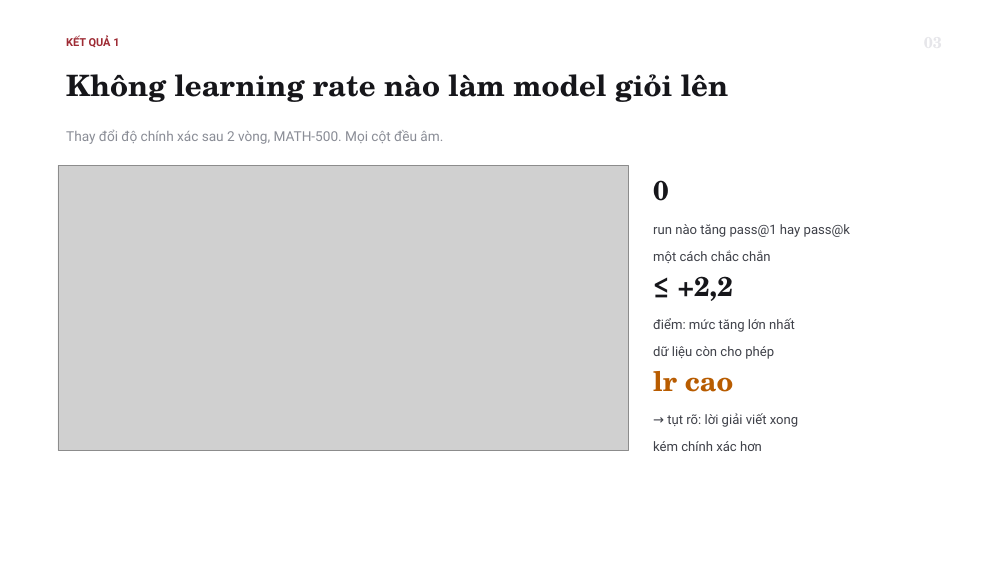
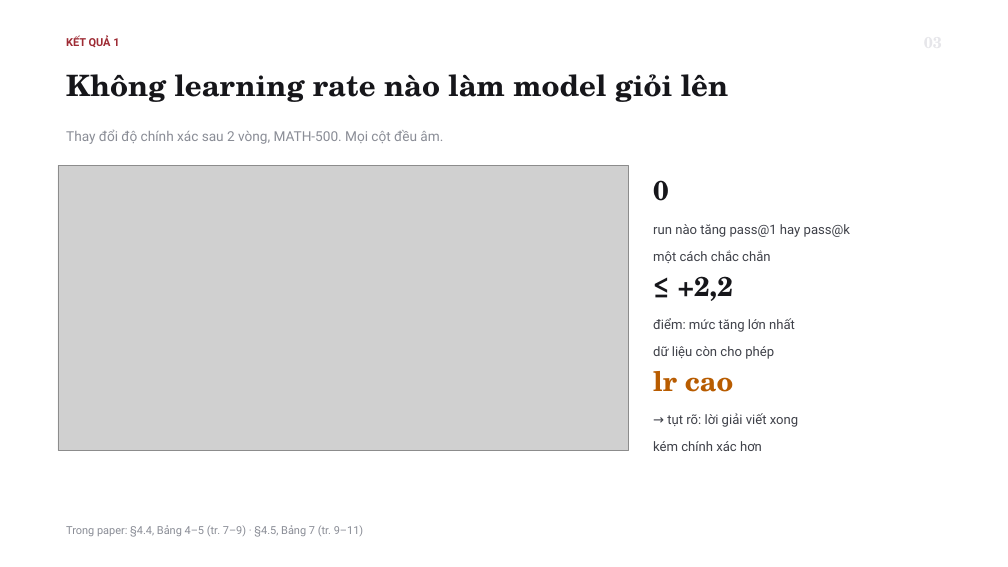
Before and after one commit to tsan2711/DACNTT_2026, a slide deck: slide 4 of 25-10-2026/BaoCaoNhanh_25-10_52300057_52300006.pptx. Drawn at 1008x567 pixels with LibreOffice and Linux fonts; fonts in the diff are those of the drawing; grey boxes stand for pictures. Boxes give left, top, right and bottom in pixels: in the first picture for what was removed or moved away, otherwise in the second. Text is boxed around its words. In the diff, an @@ line names an element or a change of style, - is before the commit and + after.

```diff
--- a/25-10-2026/BaoCaoNhanh_25-10_52300057_52300006.pptx
+++ b/25-10-2026/BaoCaoNhanh_25-10_52300057_52300006.pptx
@@ text added at box(66, 525, 363, 537), 10.5 pt, text #8A8D96 @@
+Trong paper: §4.4, Bảng 4–5 (tr. 7–9) · §4.5, Bảng 7 (tr. 9–11)
```
Also in this commit, not shown: 8 other slides changed, 2 other files.
